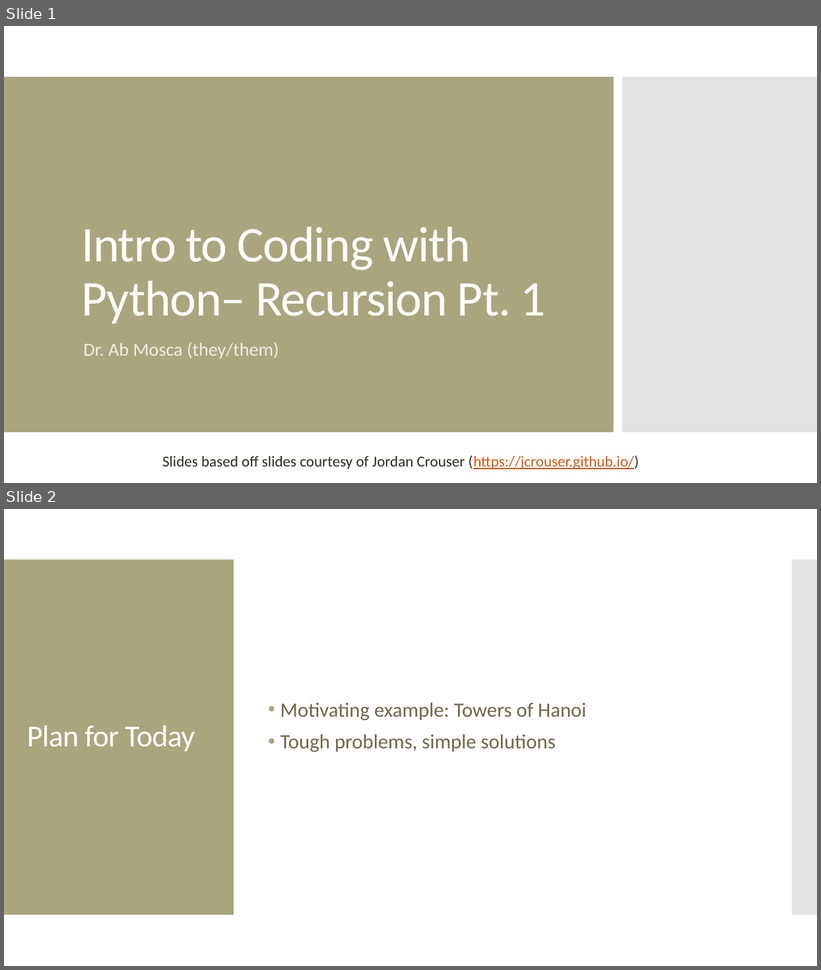
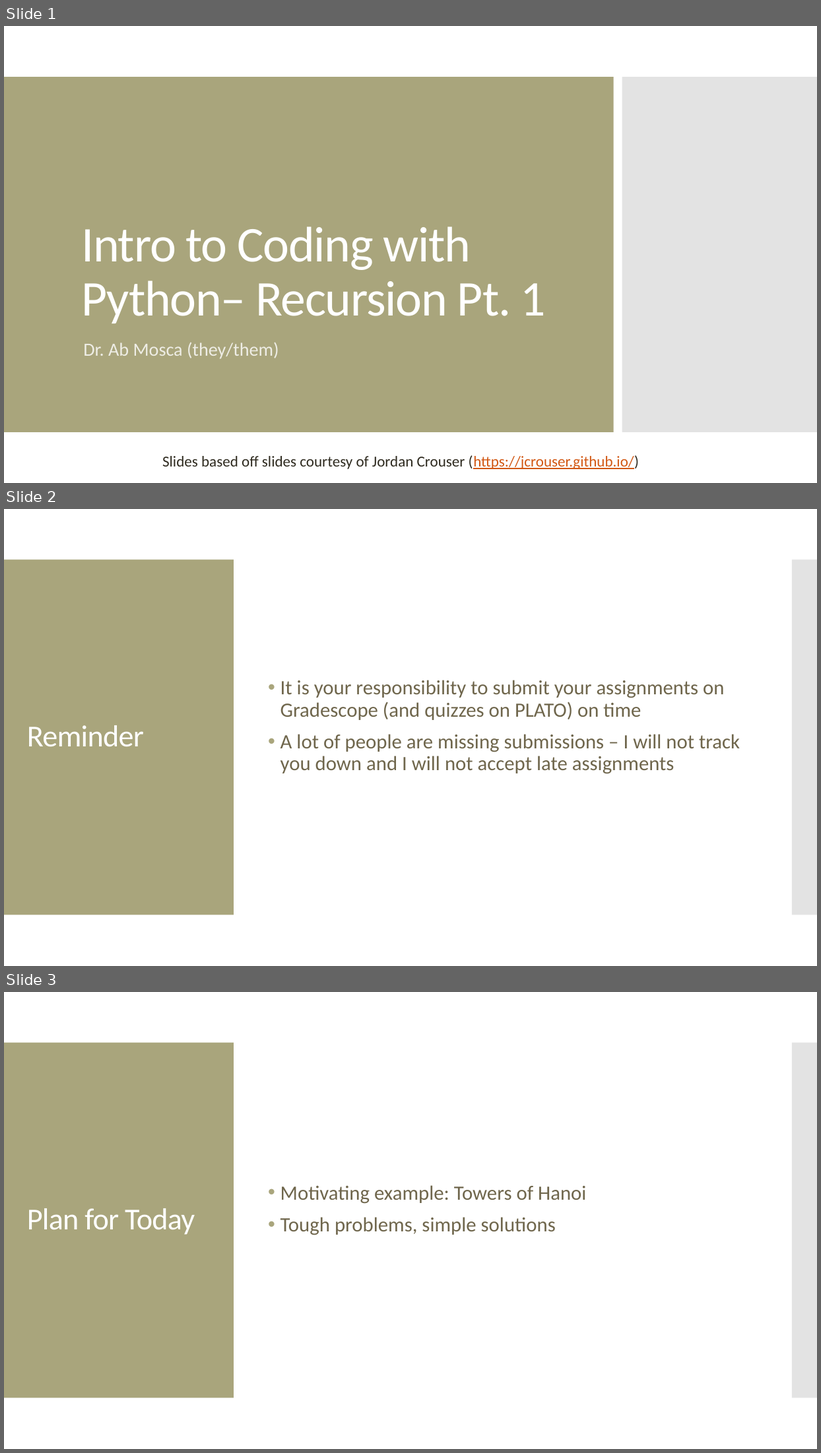
Before and after one commit to amosca01/CAIS117-S24, a slide deck: slides/19-recursion-pt1.pptx. Shown one above the other, each under a label of ours: slides 1 and 2 before the commit, slides 1, 2 and 3 after it. The pictures are 821x970 and 821x1453 pixels, drawn with LibreOffice and Linux fonts; fonts in the diff are those of the drawing. Boxes give left, top, right and bottom in pixels: in the first picture for what was removed or moved away, otherwise in the second. Text is boxed around its words. In the diff, an @@ line names an element or a change of style, - is before the commit and + after.

```diff
--- a/slides/19-recursion-pt1.pptx
+++ b/slides/19-recursion-pt1.pptx
@@ slide 2 added at (4, 509, 817, 966), background #FFFFFF; not listed: 2 template elements that a slide beside it also shows @@
@@ text added at (281, 680, 740, 774), 24 pt, text #6F664C @@
+• It is your responsibility to submit your assignments on Gradescope (and quizzes on PLATO) on time
+• A lot of people are missing submissions – I will not track you down and I will not accept late assignments
@@ title added at (27, 725, 144, 747), 36 pt, text #FFFFFF @@
+Reminder
@@ what was slide 2 is now slide 3 @@
```
Also in this commit, not shown: 6 other files.
